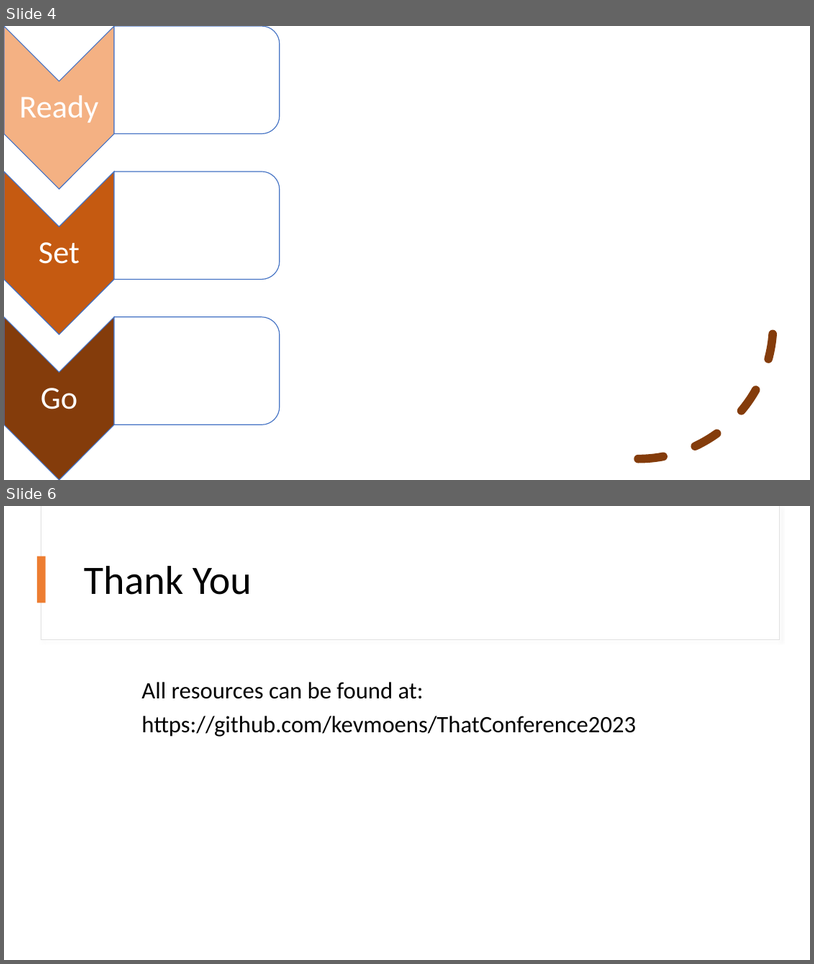
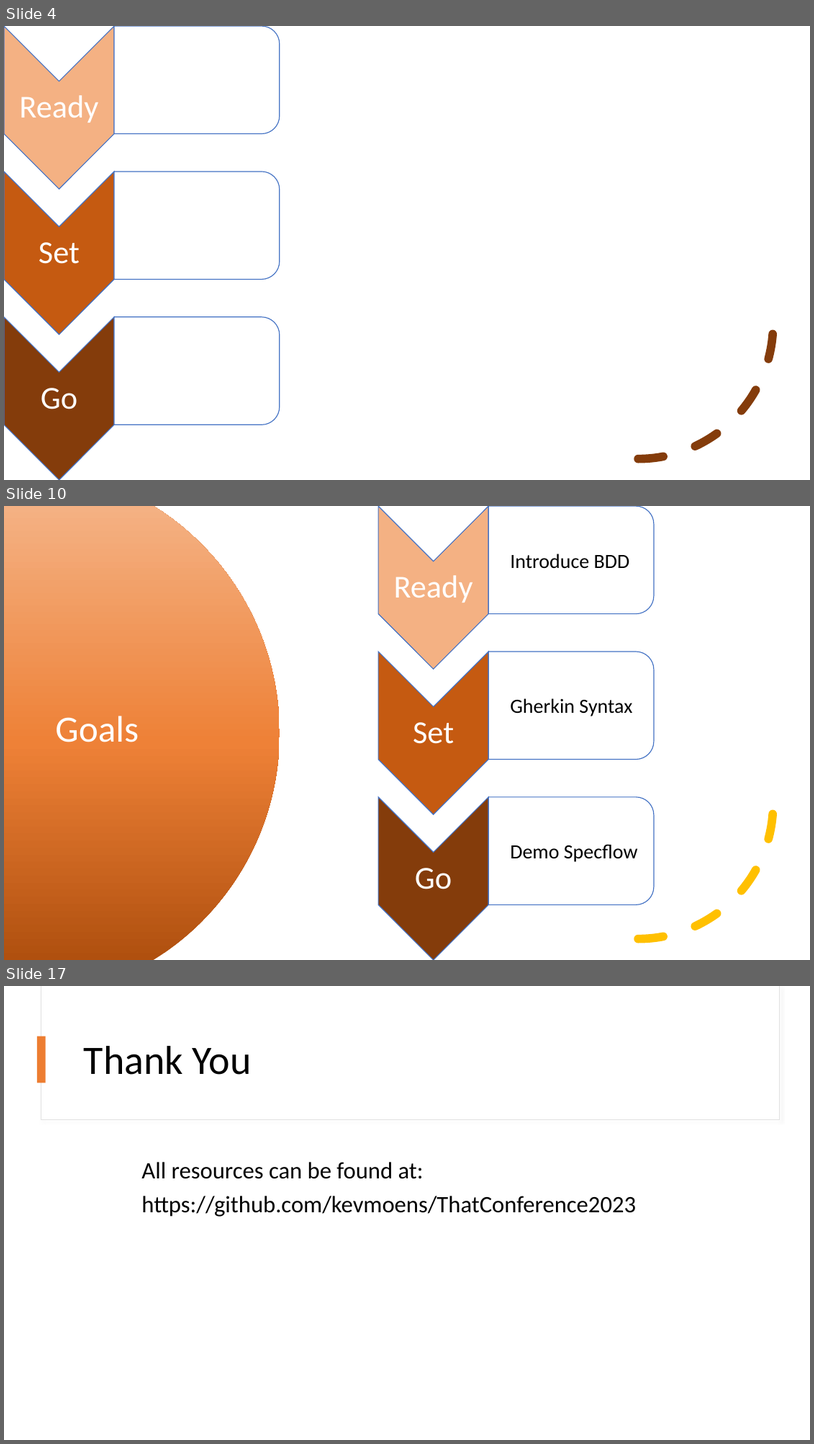
Before and after one commit to kevmoens/ThatConference2023, a slide deck: ThatConference2023.pptx. Shown one above the other, each under a label of ours: slides 4 and 6 before the commit, slides 4, 10 and 17 after it; the slides between them are not shown. The pictures are 814x964 and 814x1444 pixels, drawn with LibreOffice and Linux fonts; fonts in the diff are those of the drawing. Boxes give left, top, right and bottom in pixels: in the first picture for what was removed or moved away, otherwise in the second. Text is boxed around its words. In the diff, an @@ line names an element or a change of style, - is before the commit and + after.

```diff
--- a/ThatConference2023.pptx
+++ b/ThatConference2023.pptx
@@ slide 10 added at (4,506,810,960), background #FFFFFF @@
@@ freeform shape added at (4,506,280,960), fill gradient #B0500F to #EE8137 to #F4B183 @@
@@ freeform shape added at (378,506,489,669), fill #F4B183, outline #4472C4 1 pt, 38 pt, text #FFFFFF @@
+Ready
@@ freeform shape added at (489,506,654,614), fill #FFFFFF at 90% opacity, outline #4472C4 1 pt, 24 pt, text #000000 @@
+Introduce BDD
@@ freeform shape added at (378,651,489,814), fill #C55A11, outline #4472C4 1 pt, 38 pt, text #FFFFFF @@
+Set
@@ freeform shape added at (489,651,654,759), fill #FFFFFF at 90% opacity, outline #4472C4 1 pt, 24 pt, text #000000 @@
+Gherkin Syntax
@@ arc (boxed as its full ellipse) added at (504,669,774,939), outline #FFC000 10 pt dashed @@
@@ title added at (55,716,139,742), 44 pt, text #FFFFFF @@
+Goals
@@ freeform shape added at (378,797,489,960), fill #843C0B, outline #4472C4 1 pt, 38 pt, text #FFFFFF @@
+Go
@@ freeform shape added at (489,797,654,905), fill #FFFFFF at 90% opacity, outline #4472C4 1 pt, 24 pt, text #000000 @@
+Demo Specflow
@@ what was slide 6 is now slide 17 @@
```
Also in this commit, not shown: 11 other slides added, 1 slide removed, 2 other files.
